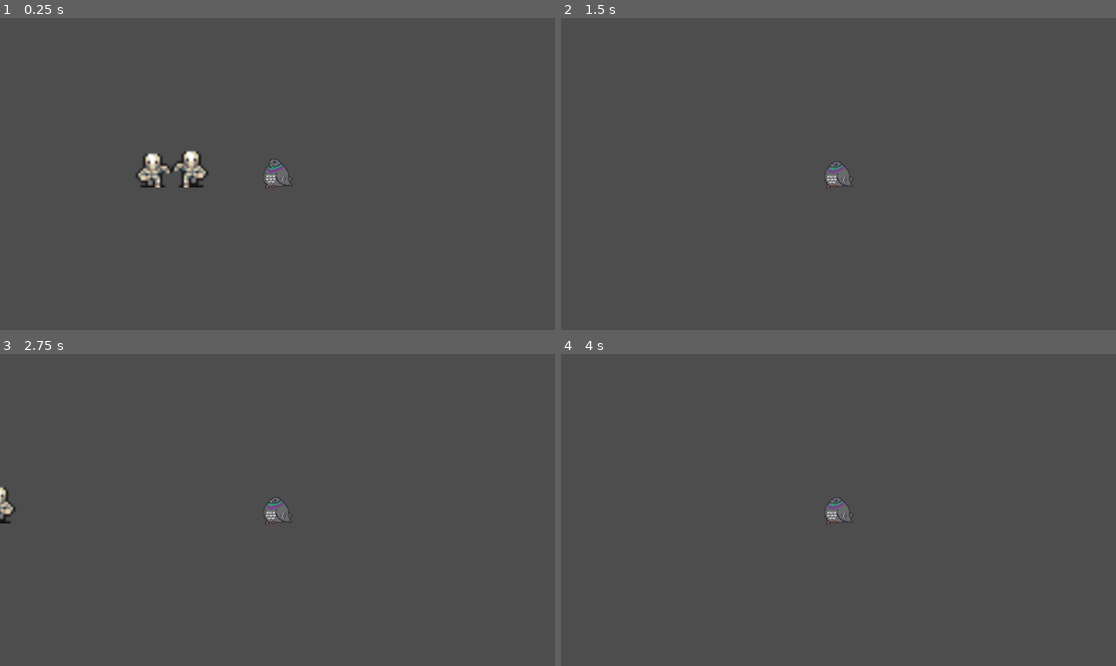
Above: before the commit, frames 1-4 (two rows, left to right).
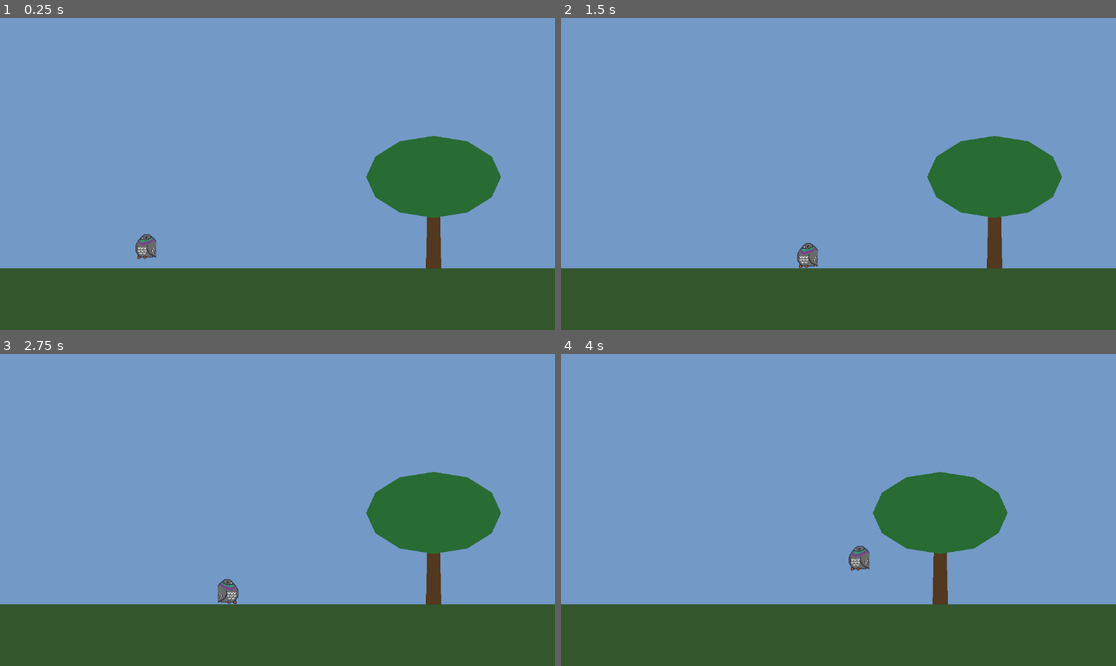
Above: after the commit, the same moments.

Repository: DracoTempus/game-jam-prep
Game: Godot game, scene res://Levels/Base/Base.tscn
Two runs of this game, one before a commit and one after it. Both use one fixed random seed, a clock stepped at 60 frames per second and the inputs below. Before the commit the project starts from res://Main.tscn.
Inputs (mouse positions are in pixels of both pictures, inside the frame that each line leads up to):
- Up to frame 1 (0.25 s): no input
- Up to frame 2 (1.5 s): move the mouse to (960, 158) at 0.52 s; hold D (move_right) from 0.53 s (still down); tap Space (jump, bound only after the commit) at 0.6, 0.77, 1.07, 1.35 s; click (960, 158) at 0.67 s; move the mouse to (727, 189) at 1.27 s
- Up to frame 3 (2.75 s): tap Space (jump, bound only after the commit) at 1.52, 1.82, 2.1 s; move the mouse to (333, 441) at 2.02 s; release D (move_right) at 2.03 s; hold A (move_left) from 2.03 s (still down)
- Up to frame 4 (4 s): move the mouse to (810, 572) at 2.77 s; release A (move_left) at 2.78 s; hold D (move_right) from 2.78 s (still down); tap Space (jump, bound only after the commit) at 2.85, 3.02, 3.32, 3.6, 3.77 s; click (810, 572) at 2.92 s; move the mouse to (1005, 556) at 3.52 s

The runs differ from the first frame. In frame 1, 100% of the frame differs, in the area x 0-100%, y 0-100%; in frame 2, 100%; in frame 3, 100%; in frame 4, 100%.

Commit message:
Side-scroller base for the team (on top of Matthew's foundation)
Adds a minimal shared starting point while keeping all of Matthew's work:
- New side-scroller player (walk A/D, jump Space, gravity) using the
  CuteFatPigeon sprite: Entities/Player/Player.tscn + scripts/player.gd
- Placeholder Tree prop: Entities/Props/Tree.tscn
- Base level (main scene) with an organised layout mirroring Matthew's
  plugin structure: Levels/Base/Base.tscn
- README documenting the folder/scene layout and the editor plugins
- project.godot: main scene -> Base.tscn, added 'jump' input, plugins
  kept enabled

Matthew's player, spawner, editor plugins, and all art assets are
unchanged. No combat/health/dodge — build those on top.

Diff:
--- /dev/null
+++ b/Entities/Player/Player.tscn
@@ -0,0 +1,25 @@
+[gd_scene load_steps=3 format=3]
+
+[ext_resource type="Script" path="res://Entities/Player/scripts/player.gd" id="1"]
+[ext_resource type="Texture2D" uid="uid://dap7jy3477jf" path="res://Entities/Player/Art/CuteFatPigeon.png" id="2"]
+
+[sub_resource type="RectangleShape2D" id="shape"]
+size = Vector2(40, 56)
+
+[node name="Player" type="CharacterBody2D"]
+script = ExtResource("1")
+
+[node name="Sprite2D" type="Sprite2D" parent="."]
+texture = ExtResource("2")
+hframes = 4
+frame = 0
+
+[node name="CollisionShape2D" type="CollisionShape2D" parent="."]
+shape = SubResource("shape")
+
+[node name="Camera2D" type="Camera2D" parent="."]
+position_smoothing_enabled = true
+limit_left = 0
+limit_top = 0
+limit_right = 2400
+limit_bottom = 648
--- /dev/null
+++ b/Entities/Player/scripts/player.gd
@@ -0,0 +1,35 @@
+extends CharacterBody2D
+# Basic side-scroller player.
+#
+# This is the SHARED starting point for everyone. It only does the bare
+# minimum: walk left/right, jump, and fall with gravity. Build your own
+# mechanics (attacks, dashing, flight, health, etc.) on top of this.
+#
+# (Matthew's original top-down controller lives next to this as
+# inputPlayerControl.gd if you need it.)
+
+# --- Tuning (tweak these in the Inspector) ---
+@export var move_speed: float = 220.0   # how fast we walk
+@export var jump_force: float = 420.0    # upward push when we jump
+@export var gravity: float = 1000.0      # how hard gravity pulls us down
+
+
+func _physics_process(delta: float) -> void:
+	# Gravity is always pulling us down while we're in the air
+	if not is_on_floor():
+		velocity.y += gravity * delta
+
+	# Jump, but only when we're standing on the ground
+	if Input.is_action_just_pressed("jump") and is_on_floor():
+		velocity.y = -jump_force
+
+	# Walk left/right (A / D). get_axis gives -1, 0, or 1.
+	var direction := Input.get_axis("move_left", "move_right")
+	velocity.x = direction * move_speed
+
+	# Let the physics engine move us and handle collisions with the ground/walls
+	move_and_slide()
+
+	# Face the way we're walking
+	if direction != 0.0:
+		$Sprite2D.flip_h = direction < 0.0
--- /dev/null
+++ b/Entities/Props/Tree.tscn
@@ -0,0 +1,16 @@
+[gd_scene format=3]
+
+; A simple placeholder tree: a brown trunk with a green canopy on top.
+; The origin (0,0) is at the base of the trunk, so place it right on the
+; ground in the level. Swap the polygons for real art later.
+
+[node name="Tree" type="Node2D"]
+
+[node name="Trunk" type="Polygon2D" parent="."]
+color = Color(0.32, 0.22, 0.12, 1)
+polygon = PackedVector2Array(-16, 0, 16, 0, 12, -170, -12, -170)
+
+[node name="Canopy" type="Polygon2D" parent="."]
+position = Vector2(0, -170)
+color = Color(0.16, 0.42, 0.2, 1)
+polygon = PackedVector2Array(140, -20, 121, 22, 70, 54, 0, 65, -70, 54, -121, 22, -140, -20, -121, -62, -70, -94, 0, -105, 70, -94, 121, -62)
--- /dev/null
+++ b/Levels/Base/Base.tscn
@@ -0,0 +1,94 @@
+[gd_scene load_steps=5 format=3]
+
+; The shared side-scroller base level. The node layout mirrors the
+; organised structure Matthew's layout plugin sets up (Systems / World /
+; Effects / HUD / Pause / Debug) so everyone's work has an obvious home:
+;
+;   Systems   -> spawners, managers, autoload-ish helpers
+;   World     -> everything in the game world
+;     Background -> parallax / sky (does not scroll 1:1)
+;     Level      -> ground, borders, props (the static world)
+;     Entities   -> the player, enemies, projectiles (the moving things)
+;   Effects   -> particles, screen shake targets, transient visuals
+;   HUDLayer  -> score / health / on-screen UI
+;   PauseLayer / DebugLayer -> pause menu, debug overlays
+
+[ext_resource type="PackedScene" path="res://Entities/Player/Player.tscn" id="1"]
+[ext_resource type="PackedScene" path="res://Entities/Props/Tree.tscn" id="2"]
+
+[sub_resource type="RectangleShape2D" id="ground_shape"]
+size = Vector2(2400, 160)
+
+[sub_resource type="RectangleShape2D" id="wall_shape"]
+size = Vector2(40, 800)
+
+[node name="Base" type="Node2D"]
+
+[node name="Systems" type="Node" parent="."]
+
+[node name="World" type="Node2D" parent="."]
+
+[node name="Background" type="CanvasLayer" parent="World"]
+layer = -1
+
+[node name="Sky" type="ColorRect" parent="World/Background"]
+anchors_preset = 15
+anchor_right = 1.0
+anchor_bottom = 1.0
+color = Color(0.45, 0.6, 0.78, 1)
+
+[node name="Level" type="Node2D" parent="World"]
+
+[node name="GroundVisual" type="Polygon2D" parent="World/Level"]
+color = Color(0.2, 0.34, 0.18, 1)
+polygon = PackedVector2Array(0, 520, 2400, 520, 2400, 680, 0, 680)
+
+[node name="Ground" type="StaticBody2D" parent="World/Level"]
+position = Vector2(1200, 600)
+
+[node name="CollisionShape2D" type="CollisionShape2D" parent="World/Level/Ground"]
+shape = SubResource("ground_shape")
+
+[node name="Borders" type="Node2D" parent="World/Level"]
+
+[node name="LeftWall" type="StaticBody2D" parent="World/Level/Borders"]
+position = Vector2(-20, 280)
+
+[node name="CollisionShape2D" type="CollisionShape2D" parent="World/Level/Borders/LeftWall"]
+shape = SubResource("wall_shape")
+
+[node name="RightWall" type="StaticBody2D" parent="World/Level/Borders"]
+position = Vector2(2420, 280)
+
+[node name="CollisionShape2D" type="CollisionShape2D" parent="World/Level/Borders/RightWall"]
+shape = SubResource("wall_shape")
+
+[node name="Props" type="Node2D" parent="World/Level"]
+
+[node name="Tree" parent="World/Level/Props" instance=ExtResource("2")]
+position = Vector2(900, 520)
+
+[node name="Entities" type="Node2D" parent="World"]
+
+[node name="Player" parent="World/Entities" instance=ExtResource("1")]
+position = Vector2(300, 440)
+
+[node name="Effects" type="Node2D" parent="."]
+
+[node name="HUDLayer" type="CanvasLayer" parent="."]
+
+[node name="HudRoot" type="Control" parent="HUDLayer"]
+layout_mode = 3
+anchors_preset = 0
+
+[node name="PauseLayer" type="CanvasLayer" parent="."]
+
+[node name="PauseRoot" type="Control" parent="PauseLayer"]
+layout_mode = 3
+anchors_preset = 0
+
+[node name="DebugLayer" type="CanvasLayer" parent="."]
+
+[node name="DebugRoot" type="Control" parent="DebugLayer"]
+layout_mode = 3
+anchors_preset = 0
--- a/project.godot
+++ b/project.godot
@@ -11,7 +11,7 @@
 [application]
 
 config/name="GameJamPrep"
-run/main_scene="uid://sf1bmpopwm22"
+run/main_scene="res://Levels/Base/Base.tscn"
 config/features=PackedStringArray("4.6", "GL Compatibility")
 config/icon="res://icon.svg"
 
@@ -41,6 +41,11 @@
 "events": [Object(InputEventKey,"resource_local_to_scene":false,"resource_name":"","device":-1,"window_id":0,"alt_press …(192 unchanged characters)…
 ]
 }
+jump={
+"deadzone": 0.2,
+"events": [Object(InputEventKey,"resource_local_to_scene":false,"resource_name":"","device":-1,"window_id":0,"alt_pressed":false,"shift_pressed":false,"ctrl_pressed":false,"meta_pressed":false,"pressed":false,"keycode":0,"physical_keycode":32,"key_label":0,"unicode":32,"location":0,"echo":false,"script":null)
+]
+}
 
 [physics]
 
Not shown, added: Entities/Player/scripts/player.gd.uid
Not shown, changed: README.md
